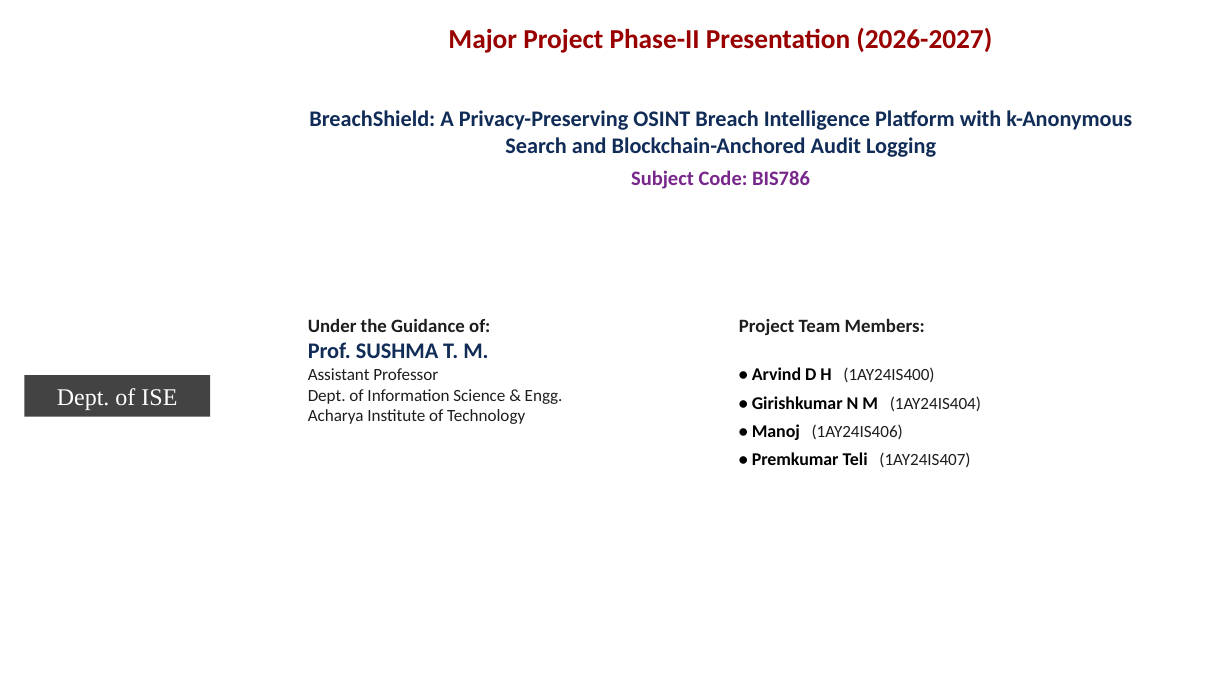
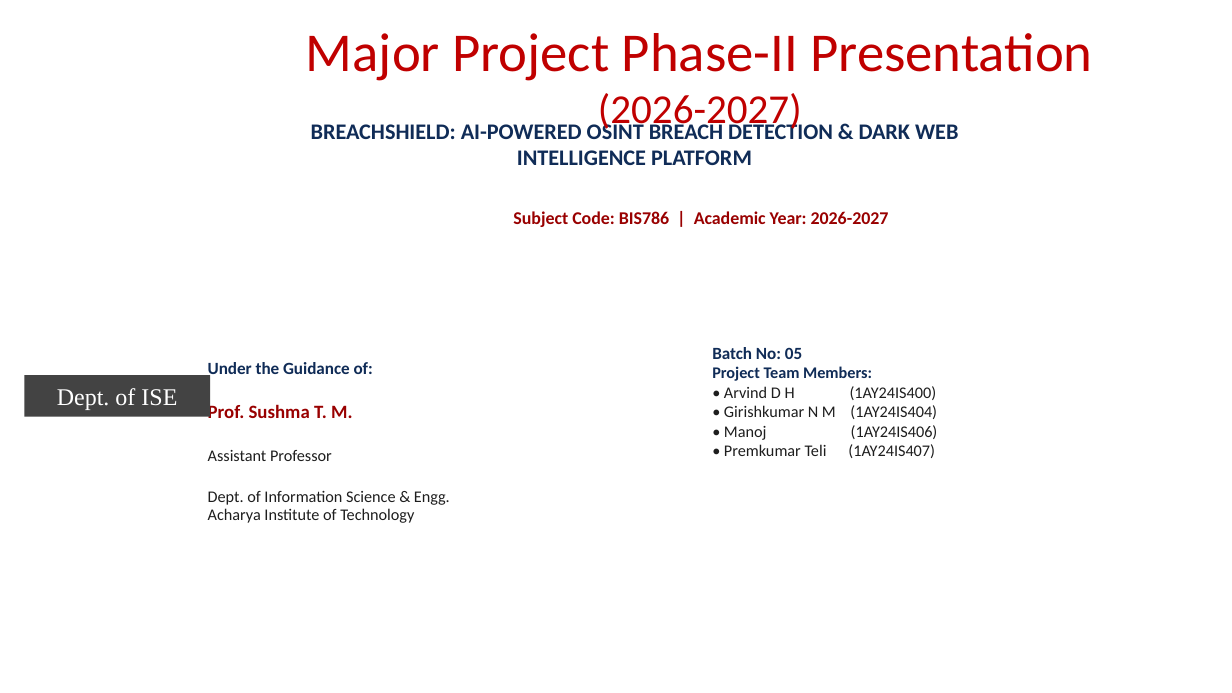
Before and after one commit to premkumarteli/OSINT-BreachShield, a slide deck: slide 1 of docs/Phase2/BreachShield_Final_Phase2_Presentation.pptx. Drawn at 1232x693 pixels with LibreOffice and Linux fonts; fonts in the diff are those of the drawing; background and template pictures are left out. Boxes give left, top, right and bottom in pixels: in the first picture for what was removed or moved away, otherwise in the second. Text is boxed around its words. In the diff, an @@ line names an element or a change of style, - is before the commit and + after.

Commit message:
docs(phase2): save updated presentation and project report documents

```diff
--- a/docs/Phase2/BreachShield_Final_Phase2_Presentation.pptx
+++ b/docs/Phase2/BreachShield_Final_Phase2_Presentation.pptx
@@ text at (306, 33, 1092, 133): text changed; size 16 to 32 pt; text colour #990000 to #C00000; bold off @@
-Major Project Phase-II Presentation (2026-2027)
+Major Project Phase-II Presentation
+(2026-2027)
@@ text removed at (309, 110, 1132, 189) @@
-BreachShield: A Privacy-Preserving OSINT Breach Intelligence Platform with k-Anonymous Search and Blockchain-Anchored Audit Logging
-Subject Code: BIS786
@@ title added at (311, 120, 958, 165), 13 pt, text #102C57, bold @@
+BREACHSHIELD: AI-POWERED OSINT BREACH DETECTION & DARK WEB INTELLIGENCE PLATFORM
@@ text added at (513, 211, 889, 227), 10.5 pt, text #990000, bold @@
+Subject Code: BIS786 | Academic Year: 2026-2027
@@ text at (712, 347, 938, 458): text changed; size 10 to 9.5 pt; bold off @@
-Project Team Members:
-• Arvind D H (1AY24IS400)
-• Girishkumar N M (1AY24IS404)
-• Manoj (1AY24IS406)
-• Premkumar Teli (1AY24IS407)
+Batch No: 05
+Project Team Members:
+• Arvind D H (1AY24IS400)
+• Girishkumar N M (1AY24IS404)
+• Manoj (1AY24IS406)
+• Premkumar Teli (1AY24IS407)
@@ text at (208, 362, 450, 523): text changed; size 10 to 9.5 pt @@
-Under the Guidance of:
-Prof. SUSHMA T. M.
-Assistant Professor
-Dept. of Information Science & Engg.
-Acharya Institute of Technology
+Under the Guidance of:
+Prof. Sushma T. M.
+Assistant Professor
+Dept. of Information Science & Engg.
+Acharya Institute of Technology
```
Also in this commit, not shown: 14 other slides changed, 1 slide added, 1 slide removed, 25 other files.
